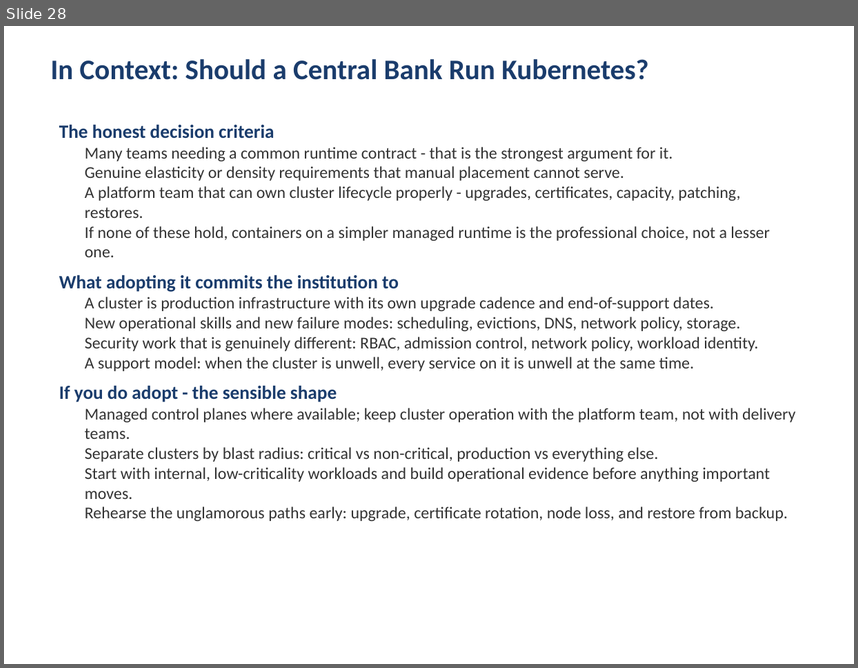
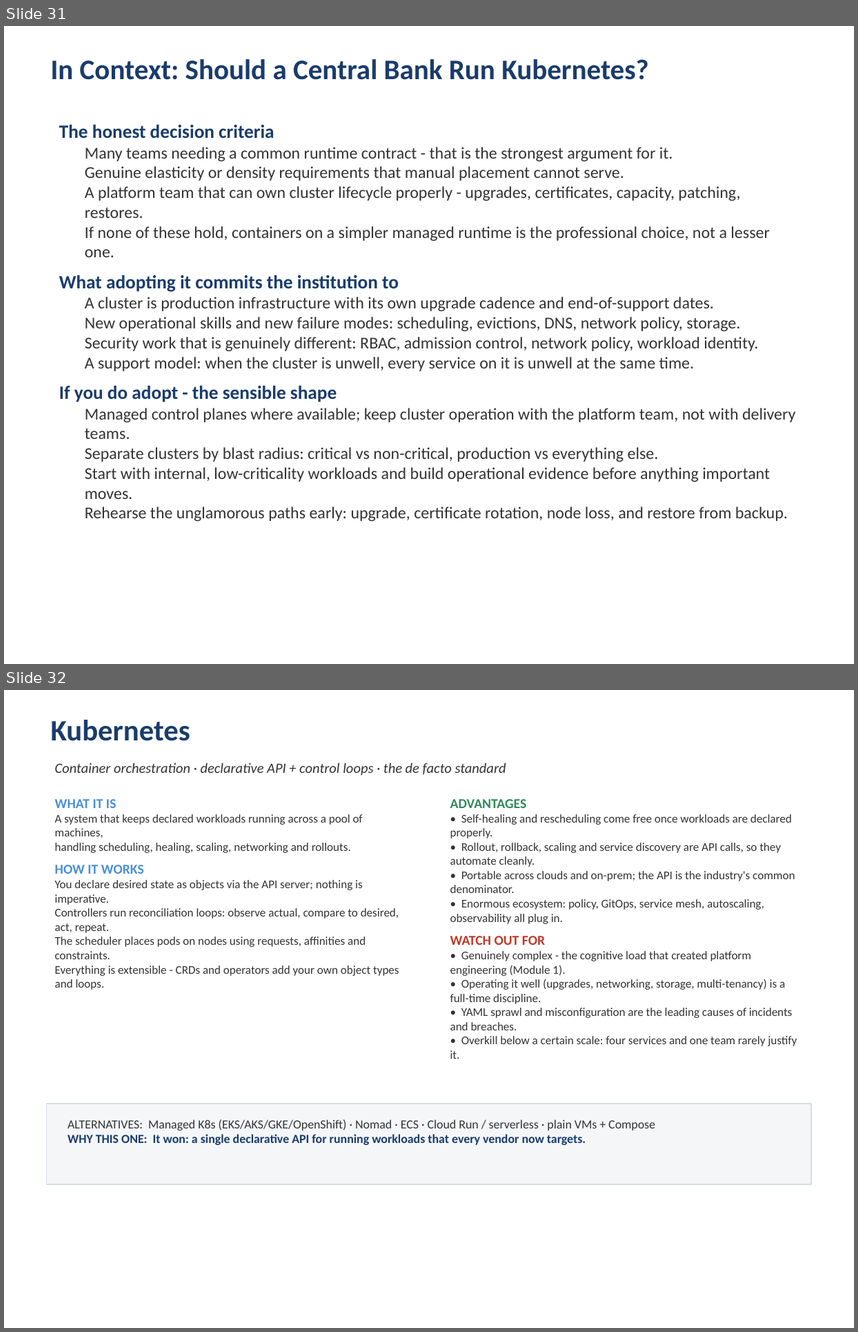
Before and after one commit to kumbulanit/devopsplaformngr, a slide deck: slides/DevOps-PlatformEngineering-Day2.pptx. Shown one above the other, each under a label of ours: slide 28 before the commit, slides 31 and 32 after it. The pictures are 858x668 and 858x1332 pixels, drawn with LibreOffice and Linux fonts; fonts in the diff are those of the drawing. Boxes give left, top, right and bottom in pixels: in the first picture for what was removed or moved away, otherwise in the second. Text is boxed around its words. In the diff, an @@ line names an element or a change of style, - is before the commit and + after.

```diff
--- a/slides/DevOps-PlatformEngineering-Day2.pptx
+++ b/slides/DevOps-PlatformEngineering-Day2.pptx
@@ slide 32 added at box(4, 690, 854, 1328), background #FFFFFF @@
@@ text added at box(51, 720, 190, 741), 25 pt, text #1A3C6C, bold @@
+Kubernetes
@@ text added at box(55, 762, 506, 776), 12 pt, text #333333, italic @@
+Container orchestration · declarative API + control loops · the de facto standard
@@ text added at box(55, 799, 399, 989), 10 pt, text #333333 @@
+WHAT IT IS
+A system that keeps declared workloads running across a pool of machines,
+handling scheduling, healing, scaling, networking and rollouts.
+HOW IT WORKS
+You declare desired state as objects via the API server; nothing is imperative.
+Controllers run reconciliation loops: observe actual, compare to desired, act, repeat.
+The scheduler places pods on nodes using requests, affinities and constraints.
+Everything is extensible - CRDs and operators add your own object types and loops.
@@ text added at box(450, 799, 797, 1058), 10 pt, text #333333 @@
+ADVANTAGES
+• Self-healing and rescheduling come free once workloads are declared properly.
+• Rollout, rollback, scaling and service discovery are API calls, so they automate cleanly.
+• Portable across clouds and on-prem; the API is the industry's common denominator.
+• Enormous ecosystem: policy, GitOps, service mesh, autoscaling, observability all plug in.
+WATCH OUT FOR
+• Genuinely complex - the cognitive load that created platform engineering (Module 1).
+• Operating it well (upgrades, networking, storage, multi-tenancy) is a full-time discipline.
+• YAML sprawl and misconfiguration are the leading causes of incidents and breaches.
+• Overkill below a certain scale: four services and one team rarely justify it.
@@ rectangle added at box(47, 1103, 811, 1184), fill #F4F6F8, outline #D5DDE5 1 pt @@
@@ text added at box(67, 1119, 655, 1145), 10.5 pt, text #333333 @@
+ALTERNATIVES: Managed K8s (EKS/AKS/GKE/OpenShift) · Nomad · ECS · Cloud Run / serverless · plain VMs + Compose
+WHY THIS ONE: It won: a single declarative API for running workloads that every vendor now targets.
@@ what was slide 28 is now slide 31 @@
```
Also in this commit, not shown: 21 other slides added, 1 other file.
